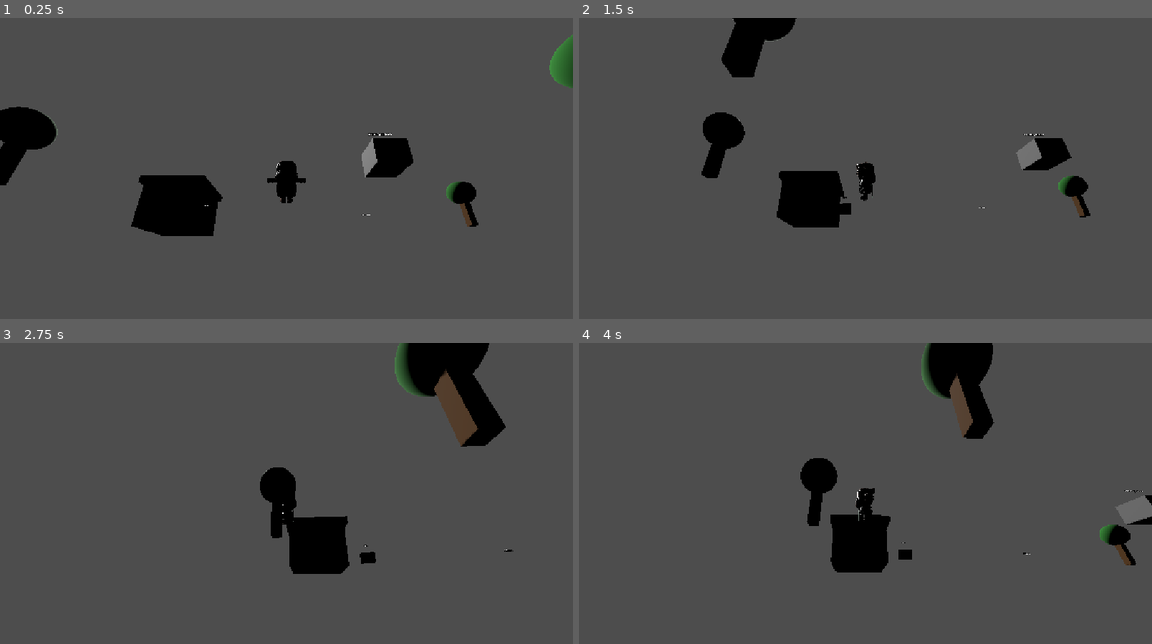
Above: before the commit, frames 1-4 (two rows, left to right).
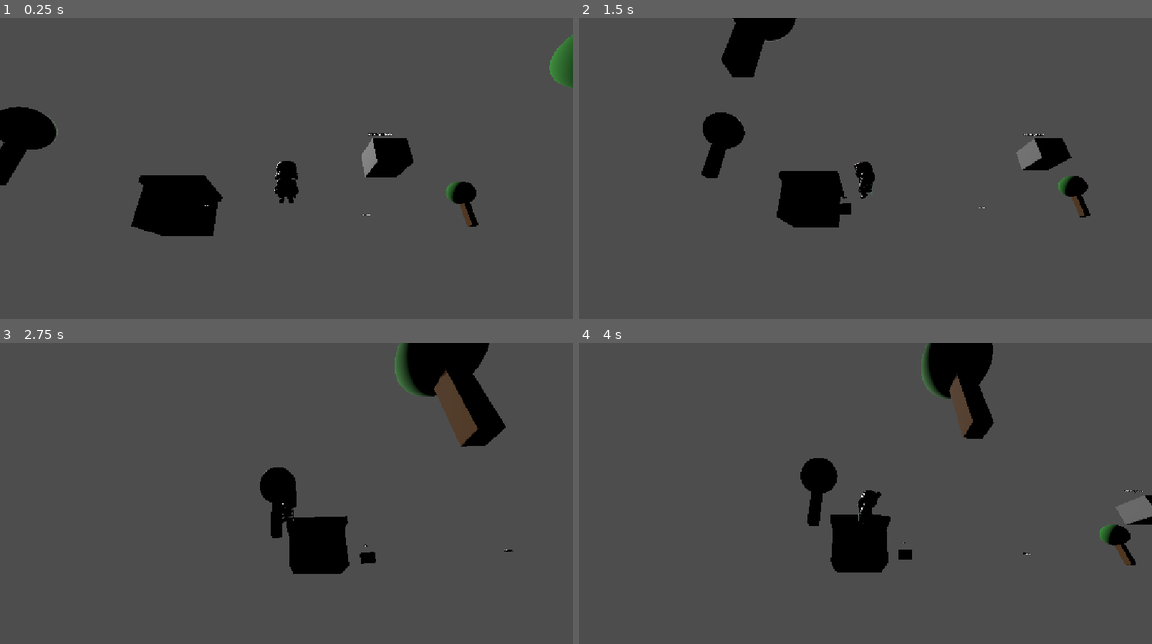
Above: after the commit, the same moments.

Repository: daviilegends/mmorpg_final
Game: Godot game, scene res://scenes/world/test_map.tscn
Same seed, same stepped clock (60 frames per second), same inputs: the game is played once before the commit and once after it.
Inputs (mouse positions are in pixels of both pictures, inside the frame that each line leads up to):
- Up to frame 1 (0.25 s): no input
- Up to frame 2 (1.5 s): move the mouse to (991, 162) at 0.52 s; hold D (move_right) 0.53-1.25 s; tap Space (jump) at 0.6, 0.77, 1.07 s; click (991, 162) at 0.67 s; drag from (750, 195) to (836, 243) at 1.27 s
- Up to frame 3 (2.75 s): move the mouse to (343, 433) at 2.02 s; hold D (move_right) from 2.03 s (still down); hold Shift from 2.03 s (still down); tap Space (jump) at 2.3 s
- Up to frame 4 (4 s): release D (move_right) at 2.75 s; release Shift at 2.75 s; drag from (836, 568) to (693, 454) at 2.77 s; move the mouse to (1037, 550) at 3.52 s; hold A (move_left) from 3.53 s (still down); tap E (interact) at 3.6 s; tap Space (jump) at 3.77, 3.8 s

The runs differ from the first frame. In frame 1, 0.1% of the frame differs, in the area x 46-54%, y 47-62%; in frame 2, less than 0.1%; in frame 3, less than 0.1%; in frame 4, 0.1%, in the area x 48-53%, y 48-61%.

Commit message:
Fix animation loading with auto path detection and debug logs
- Auto-detect Skeleton3D path in both source and target models
- Smart path remapping based on actual node hierarchy
- Print debug info to console (skeleton paths, loaded animation list)
- Remove unsafe await in _physics_process, use timer instead

Co-Authored-By: Claude Sonnet 4.6 <noreply@anthropic.com>

Diff:
--- a/scripts/player/player_controller.gd
+++ b/scripts/player/player_controller.gd
@@ -12,13 +12,12 @@
 var _anim_player: AnimationPlayer = null
 var _current_anim: String = ""
 var _is_jumping: bool = false
-
-func _ready() -> void:
-	await get_tree().create_timer(0.1).timeout
-	if model and model.has_method("_find_animation_player"):
-		_anim_player = model.anim_player
+var _landing_timer: float = 0.0
 
 func _physics_process(delta: float) -> void:
+	if _landing_timer > 0.0:
+		_landing_timer -= delta
+
 	var input_dir := Vector2.ZERO
 	input_dir.x = Input.get_axis("move_left", "move_right")
 	input_dir.y = Input.get_axis("move_forward", "move_backward")
@@ -45,7 +44,7 @@
 			if _is_jumping:
 				_is_jumping = false
 				_play_anim("Jump_Land")
-				await get_tree().create_timer(0.15).timeout
+				_landing_timer = 0.2
 			velocity.y = 0.0
 	else:
 		velocity.y -= gravity * delta
@@ -56,7 +55,8 @@
 		var target_angle := atan2(move_dir.x, move_dir.z)
 		model.rotation.y = lerp_angle(model.rotation.y, target_angle, rotation_speed * delta)
 
-	_update_animation(move_dir.length(), running)
+	if _landing_timer <= 0.0:
+		_update_animation(move_dir.length(), running)
 
 func _update_animation(move_amount: float, running: bool) -> void:
 	if not _anim_player:
--- a/scripts/player/player_model_setup.gd
+++ b/scripts/player/player_model_setup.gd
@@ -4,27 +4,40 @@
 const ANIM_MOVEMENT := "res://assets/models/Animations/gltf/Rig_Medium/Rig_Medium_MovementBasic.glb"
 
 var anim_player: AnimationPlayer = null
+var _skeleton_path: String = ""
 
 func _ready() -> void:
-	anim_player = _find_animation_player(self)
+	var skeleton := _find_node_of_type(self, "Skeleton3D")
+	if skeleton:
+		_skeleton_path = str(get_path_to(skeleton))
+		print("[Model] Skeleton found at: ", _skeleton_path)
+	else:
+		push_warning("[Model] No Skeleton3D found in model!")
+		return
+
+	anim_player = _find_node_of_type(self, "AnimationPlayer") as AnimationPlayer
 	if not anim_player:
 		anim_player = AnimationPlayer.new()
 		anim_player.name = "AnimationPlayer"
 		add_child(anim_player)
-		var lib := AnimationLibrary.new()
-		anim_player.add_animation_library("", lib)
+
+	if not anim_player.has_animation_library(""):
+		anim_player.add_animation_library("", AnimationLibrary.new())
 
 	_load_animations_from(ANIM_GENERAL)
 	_load_animations_from(ANIM_MOVEMENT)
 
+	var lib := anim_player.get_animation_library("")
+	print("[Model] Loaded animations: ", lib.get_animation_list())
+
 	if anim_player.has_animation("Idle_A"):
 		anim_player.play("Idle_A")
 
-func _find_animation_player(node: Node) -> AnimationPlayer:
+func _find_node_of_type(node: Node, type_name: String) -> Node:
+	if node.get_class() == type_name:
+		return node
 	for child in node.get_children():
-		if child is AnimationPlayer:
-			return child
-		var found := _find_animation_player(child)
+		var found := _find_node_of_type(child, type_name)
 		if found:
 			return found
 	return null
@@ -32,11 +45,18 @@
 func _load_animations_from(glb_path: String) -> void:
 	var scene: PackedScene = load(glb_path)
 	if not scene:
-		push_warning("Could not load animation file: %s" % glb_path)
+		push_warning("[Model] Could not load: %s" % glb_path)
 		return
 
 	var instance := scene.instantiate()
-	var source_ap := _find_animation_player(instance)
+
+	var source_skeleton := _find_node_of_type(instance, "Skeleton3D")
+	var source_skel_path := ""
+	if source_skeleton:
+		source_skel_path = str(instance.get_path_to(source_skeleton))
+		print("[Model] Source skeleton path in %s: %s" % [glb_path.get_file(), source_skel_path])
+
+	var source_ap := _find_node_of_type(instance, "AnimationPlayer") as AnimationPlayer
 	if not source_ap:
 		instance.queue_free()
 		return
@@ -54,15 +74,21 @@
 		if target_lib.has_animation(anim_name):
 			continue
 		var anim := source_lib.get_animation(anim_name).duplicate()
-		_remap_paths(anim)
+		_remap_paths(anim, source_skel_path)
 		target_lib.add_animation(anim_name, anim)
 
 	instance.queue_free()
 
-func _remap_paths(anim: Animation) -> void:
+func _remap_paths(anim: Animation, source_skel_path: String) -> void:
 	for i in range(anim.get_track_count()):
 		var path_str := str(anim.track_get_path(i))
-		if path_str.contains("/Skeleton3D"):
+
+		if source_skel_path != "" and path_str.begins_with(source_skel_path):
+			var remainder := path_str.substr(source_skel_path.length())
+			var new_path := _skeleton_path + remainder
+			anim.track_set_path(i, NodePath(new_path))
+		elif path_str.contains("Skeleton3D"):
 			var idx := path_str.find("Skeleton3D")
-			var new_path := path_str.substr(idx)
+			var remainder := path_str.substr(idx + "Skeleton3D".length())
+			var new_path := _skeleton_path + remainder
 			anim.track_set_path(i, NodePath(new_path))
